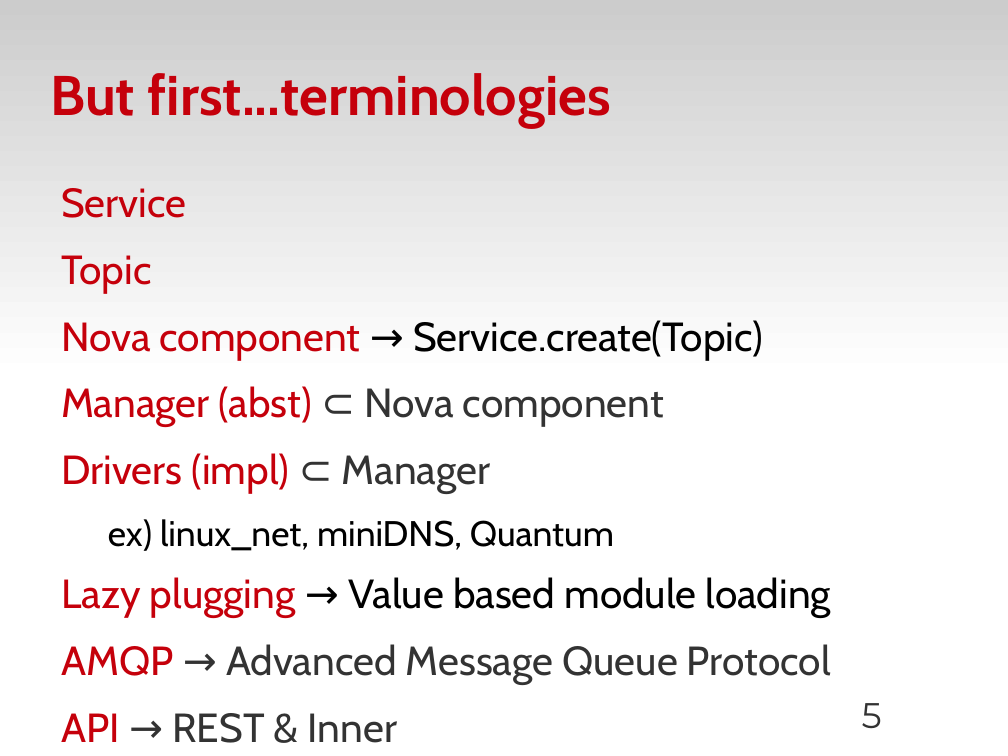
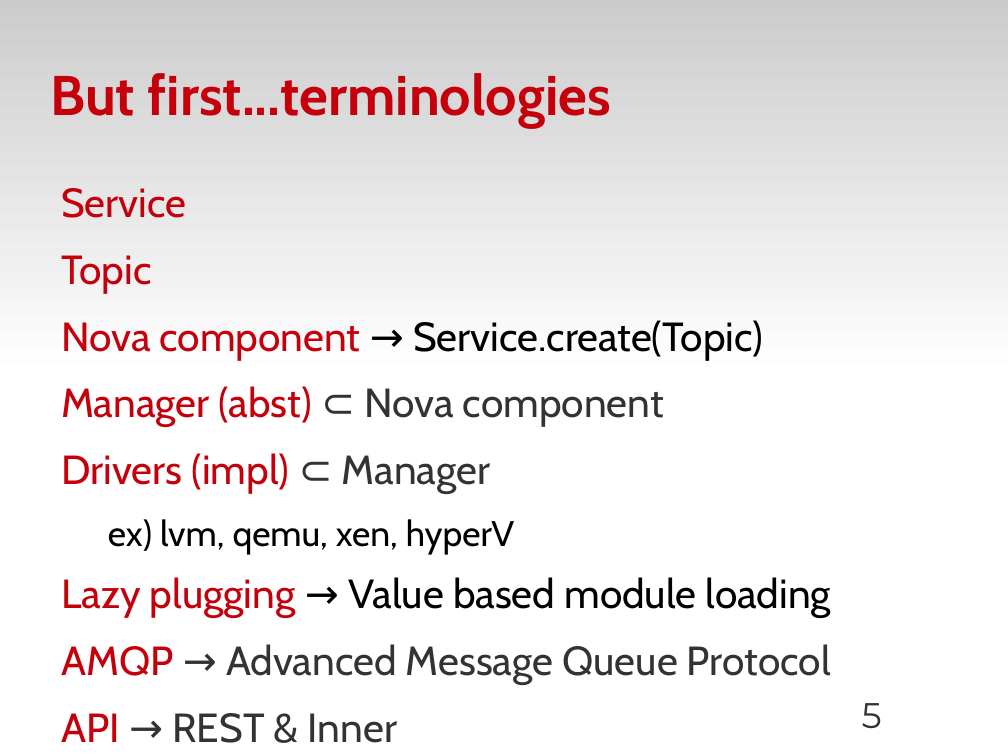
Before and after one commit to zyluo/talk-COSUG-2012, a slide deck: slide 5 of COSUG-2012-LZY.odp. Drawn at 1008x756 pixels with LibreOffice and Linux fonts; fonts in the diff are those of the drawing; background and template pictures are left out. Boxes give left, top, right and bottom in pixels: in the first picture for what was removed or moved away, otherwise in the second. Text is boxed around its words. In the diff, an @@ line names an element or a change of style, - is before the commit and + after.

```diff
--- a/COSUG-2012-LZY.odp
+++ b/COSUG-2012-LZY.odp
@@ text at [108,519,514,554]: text changed @@
-  ex) linux_net, miniDNS, Quantum
+  ex) lvm, qemu, xen, hyperV
```
Also in this commit, not shown: 9 other slides changed.
